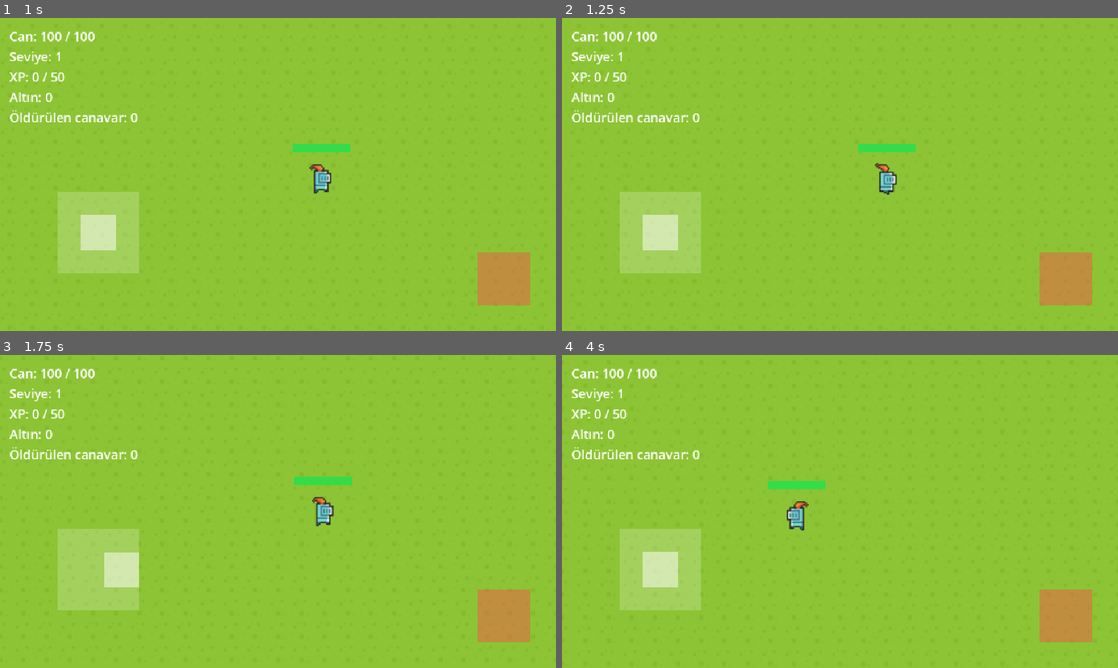
Above: before the commit, frames 1-4 (two rows, left to right).
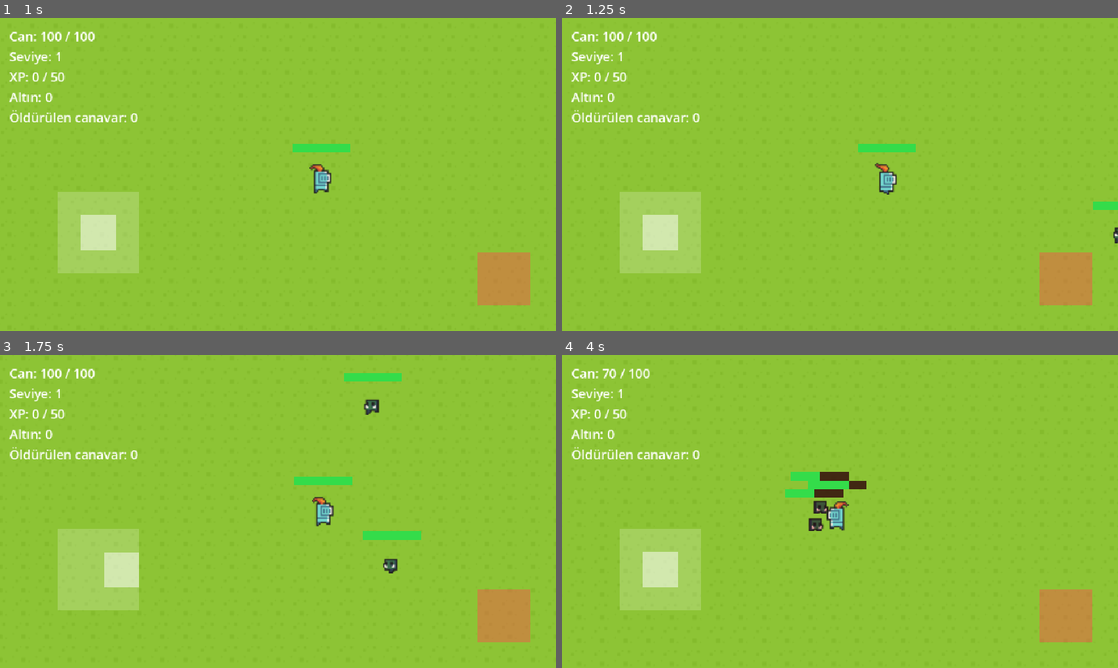
Above: after the commit, the same moments.

Repository: batv45/knight-lite
Game: Godot game, scene res://scenes/World.tscn
The game is run twice, just before and just after one commit, with the same random seed, the same clock (stepped at 60 frames per second) and the same inputs.
Inputs (mouse positions are in pixels of both pictures, inside the frame that each line leads up to):
- Up to frame 1 (1 s): tap Enter (ui_accept) at 0.5, 0.77 s; move the mouse to (400, 158) at 0.52 s; hold Right (ui_right) from 0.53 s (still down); click (400, 158) at 0.67 s
- Up to frame 2 (1.25 s): keep holding Right (ui_right)
- Up to frame 3 (1.75 s): release Right (ui_right) at 1.25 s; drag from (166, 527) to (250, 574) at 1.27 s
- Up to frame 4 (4 s): move the mouse to (895, 442) at 2.02 s; hold Right (ui_right) 2.03-2.75 s; drag from (812, 574) to (673, 464) at 2.77 s; move the mouse to (1006, 558) at 3.52 s; hold Left (ui_left) from 3.53 s (still down); tap Enter (ui_accept) at 3.77 s

Frame 1 is identical in both runs. In frame 2, 0.2% of the frame differs, in the area x 95-100%, y 58-72%; in frame 3, 0.8%; in frame 4, 1.9%, in the area x 7-55%, y 4-57%.

Commit message:
Faz 4: canavar cesitliligi (goblin/skelet/orc_warrior/big_demon) + mesafeye gore zorluk egrisi
- enemy.gd veri odakli hale getirildi (ENEMY_TYPES sozlugu), yeni tip eklemek
  artik sadece sozluge satir + assets/monsters/<id>/ eklemek
- world.gd: _pick_enemy_type() spawn noktasina mesafeye gore tip seciyor
  (merkeze yakin zayif, uzakta guclu, en ucta nadiren boss-tier big_demon)
- ENEMY_COUNT 3->10, dunya daha canli
- Izole testle 4 canavar tipinin de dogru render oldugu, boyut hiyerarsisinin
  (goblin/skelet kucuk, ork orta, dev iblis buyuk) gorsel olarak calistigi dogrulandi

Diff:
--- a/app/scripts/enemy.gd
+++ b/app/scripts/enemy.gd
@@ -1,25 +1,48 @@
 extends CharacterBody2D
-## Faz 2 + asset entegrasyonu: tek canavar tipi (goblin). Basit state machine:
-## Idle -> oyuncuyu görünce Chase -> menzile girince Attack -> HP 0 olunca Dead.
-## Görsel: 0x72'nin "DungeonTilesetII" paketinden goblin sprite'ları.
+## Faz 4: veri odaklı çoklu canavar tipi. `type_id` (world.gd tarafından add_child'dan
+## ÖNCE set edilir) hangi sprite/stat setinin kullanılacağını belirler.
+## State machine: Idle -> oyuncuyu görünce Chase -> menzile girince Attack ->
+## HP 0 olunca Dead. Görsel: 0x72'nin "DungeonTilesetII" paketinden.
 
 signal died(xp_reward: int)
 
 enum State { IDLE, CHASE, ATTACK, DEAD }
 
-const BODY_SIZE := 16.0
-const MAX_HP := 40
-const SPEED := 90.0
-const DETECT_RANGE := 220.0
-const ATTACK_RANGE := 34.0
-const ATTACK_DAMAGE := 10
-const ATTACK_COOLDOWN := 1.0
-const XP_REWARD := 15 # Faz 3'te leveling sistemi bu değeri kullanacak
+## Her canavar tipinin sprite klasörü ve dengelemesi. Yeni bir tip eklemek için
+## sadece buraya bir satır eklemek ve app/assets/monsters/<id>/ altına
+## "<id>_idle_anim_f0..3.png" + "<id>_run_anim_f0..3.png" koymak yeterli.
+const ENEMY_TYPES := {
+	"goblin": {
+		"body_size": Vector2(16, 16), "max_hp": 40, "speed": 90.0,
+		"detect_range": 220.0, "attack_range": 34.0, "attack_damage": 10, "xp_reward": 15,
+	},
+	"skelet": {
+		"body_size": Vector2(16, 16), "max_hp": 65, "speed": 85.0,
+		"detect_range": 240.0, "attack_range": 34.0, "attack_damage": 15, "xp_reward": 30,
+	},
+	"orc_warrior": {
+		"body_size": Vector2(16, 23), "max_hp": 100, "speed": 75.0,
+		"detect_range": 260.0, "attack_range": 38.0, "attack_damage": 20, "xp_reward": 50,
+	},
+	"big_demon": {
+		"body_size": Vector2(32, 36), "max_hp": 220, "speed": 65.0,
+		"detect_range": 280.0, "attack_range": 46.0, "attack_damage": 35, "xp_reward": 150,
+	},
+}
+const DEFAULT_TYPE := "goblin"
 
-const SPRITE_DIR := "res://assets/monsters/goblin/"
+## world.gd bunu add_child()'dan ÖNCE set eder (Player'ın position'ı gibi).
+var type_id := DEFAULT_TYPE
 
-var hp := MAX_HP
 var state: int = State.IDLE
+var hp: int
+var max_hp: int
+var speed: float
+var detect_range: float
+var attack_range: float
+var attack_damage: int
+var xp_reward: int
+var body_size: Vector2
 
 var _attack_ready := true
 var _player: Node2D
@@ -30,6 +53,16 @@
 func _ready() -> void:
 	add_to_group("enemies")
 
+	var cfg: Dictionary = ENEMY_TYPES.get(type_id, ENEMY_TYPES[DEFAULT_TYPE])
+	body_size = cfg["body_size"]
+	max_hp = cfg["max_hp"]
+	hp = max_hp
+	speed = cfg["speed"]
+	detect_range = cfg["detect_range"]
+	attack_range = cfg["attack_range"]
+	attack_damage = cfg["attack_damage"]
+	xp_reward = cfg["xp_reward"]
+
 	_visual = AnimatedSprite2D.new()
 	_visual.sprite_frames = _build_sprite_frames()
 	_visual.animation = "idle"
@@ -38,18 +71,19 @@
 
 	_collision_shape = CollisionShape2D.new()
 	var rect := RectangleShape2D.new()
-	rect.size = Vector2(BODY_SIZE - 4.0, BODY_SIZE - 4.0)
+	rect.size = body_size - Vector2(4, 4)
 	_collision_shape.shape = rect
 	add_child(_collision_shape)
 
 	_health_bar = HealthBar.new()
-	_health_bar.position = Vector2(0, -BODY_SIZE / 2.0 - 10.0)
+	_health_bar.position = Vector2(0, -body_size.y / 2.0 - 10.0)
 	add_child(_health_bar)
 	_health_bar.update_ratio(1.0)
 
 	_player = get_tree().get_first_node_in_group("player")
 
 func _build_sprite_frames() -> SpriteFrames:
+	var dir := "res://assets/monsters/%s/" % type_id
 	var frames := SpriteFrames.new()
 	frames.remove_animation("default")
 
@@ -57,13 +91,13 @@
 	frames.set_animation_speed("idle", 6.0)
 	frames.set_animation_loop("idle", true)
 	for i in 4:
-		frames.add_frame("idle", load(SPRITE_DIR + "goblin_idle_anim_f%d.png" % i))
+		frames.add_frame("idle", load(dir + "%s_idle_anim_f%d.png" % [type_id, i]))
 
 	frames.add_animation("run")
 	frames.set_animation_speed("run", 10.0)
 	frames.set_animation_loop("run", true)
 	for i in 4:
-		frames.add_frame("run", load(SPRITE_DIR + "goblin_run_anim_f%d.png" % i))
+		frames.add_frame("run", load(dir + "%s_run_anim_f%d.png" % [type_id, i]))
 
 	return frames
 
@@ -76,14 +110,14 @@
 	var to_player: Vector2 = _player.global_position - global_position
 	var dist := to_player.length()
 
-	if dist <= ATTACK_RANGE:
+	if dist <= attack_range:
 		state = State.ATTACK
 		velocity = Vector2.ZERO
 		if _attack_ready:
 			_attack()
-	elif dist <= DETECT_RANGE:
+	elif dist <= detect_range:
 		state = State.CHASE
-		velocity = to_player.normalized() * SPEED
+		velocity = to_player.normalized() * speed
 	else:
 		state = State.IDLE
 		velocity = Vector2.ZERO
@@ -98,15 +132,15 @@
 
 func _attack() -> void:
 	_attack_ready = false
-	_player.take_damage(ATTACK_DAMAGE)
-	await get_tree().create_timer(ATTACK_COOLDOWN).timeout
+	_player.take_damage(attack_damage)
+	await get_tree().create_timer(1.0).timeout
 	_attack_ready = true
 
 func take_damage(amount: int) -> void:
 	if state == State.DEAD:
 		return
 	hp = max(hp - amount, 0)
-	_health_bar.update_ratio(float(hp) / float(MAX_HP))
+	_health_bar.update_ratio(float(hp) / float(max_hp))
 	_flash_hit()
 	if hp <= 0:
 		_die()
@@ -119,7 +153,7 @@
 func _die() -> void:
 	state = State.DEAD
 	_collision_shape.disabled = true
-	died.emit(XP_REWARD)
+	died.emit(xp_reward)
 	var tw := create_tween()
 	tw.tween_property(_visual, "scale", Vector2.ZERO, 0.3)
 	tw.parallel().tween_property(_health_bar, "scale", Vector2.ZERO, 0.15)
--- a/app/scripts/world.gd
+++ b/app/scripts/world.gd
@@ -1,12 +1,27 @@
 extends Node2D
-## Faz 3 test dünyası: zemin + oyuncu + kamera + touch kontrol + HUD + canavarlar + loot.
+## Faz 4 test dünyası: zemin + oyuncu + kamera + touch kontrol + HUD + canavarlar + loot.
+## Canavar tipi, spawn noktasına olan mesafeye göre seçilir (zorluk eğrisi).
 ## Canavar öldüğünde: oyuncuya XP verilir, dünyaya bir altın drop'u düşer, birkaç
 ## saniye sonra rastgele bir yerde yeni canavar doğar (öldür-kas-tekrar döngüsü).
 
 const WORLD_SIZE := Vector2(2400, 1350)
-const ENEMY_COUNT := 3
+const ENEMY_COUNT := 10
 const ENEMY_RESPAWN_DELAY := 4.0
 const ENEMY_SPAWN_MARGIN := 200.0
+
+## Zorluk eğrisi: spawn noktasına (dünya merkezi) olan mesafeye göre canavar tipi
+## seçilir. Merkeze yakın zayıf canavarlar, uzaklaştıkça güçlüleri, en uçlarda
+## nadiren boss-tier (big_demon) çıkar.
+func _pick_enemy_type(pos: Vector2) -> String:
+	var dist := pos.distance_to(WORLD_SIZE / 2.0)
+	if dist < 400.0:
+		return "goblin"
+	elif dist < 750.0:
+		return "goblin" if randf() < 0.5 else "skelet"
+	elif dist < 1050.0:
+		return "skelet" if randf() < 0.7 else "orc_warrior"
+	else:
+		return "big_demon" if randf() < 0.15 else "orc_warrior"
 
 var _hud: CanvasLayer
 var _player: CharacterBody2D
@@ -85,8 +100,9 @@
 		randf_range(ENEMY_SPAWN_MARGIN, WORLD_SIZE.y - ENEMY_SPAWN_MARGIN)
 	)
 
-func _spawn_enemy_at(pos: Vector2) -> CharacterBody2D:
+func _spawn_enemy_at(pos: Vector2, forced_type: String = "") -> CharacterBody2D:
 	var enemy: CharacterBody2D = load("res://scenes/Enemy.tscn").instantiate()
+	enemy.type_id = forced_type if forced_type != "" else _pick_enemy_type(pos)
 	enemy.position = pos
 	add_child(enemy)
 	enemy.died.connect(func(xp_reward: int) -> void:
@@ -114,7 +130,7 @@
 		return
 	await get_tree().create_timer(0.2).timeout
 
-	var dummy := _spawn_enemy_at(_player.global_position + Vector2(40, 0))
+	var dummy := _spawn_enemy_at(_player.global_position + Vector2(40, 0), "goblin")
 
 	InputBridge.set_move_vector(Vector2.RIGHT)
 	await get_tree().create_timer(0.15).timeout
Binary file added: app/assets/monsters/big_demon/big_demon_idle_anim_f0.png
Binary file added: app/assets/monsters/big_demon/big_demon_idle_anim_f1.png
Binary file added: app/assets/monsters/big_demon/big_demon_idle_anim_f2.png
Binary file added: app/assets/monsters/big_demon/big_demon_idle_anim_f3.png
Binary file added: app/assets/monsters/big_demon/big_demon_run_anim_f0.png
Binary file added: app/assets/monsters/big_demon/big_demon_run_anim_f1.png
Binary file added: app/assets/monsters/big_demon/big_demon_run_anim_f2.png
Binary file added: app/assets/monsters/big_demon/big_demon_run_anim_f3.png
Binary file added: app/assets/monsters/orc_warrior/orc_warrior_idle_anim_f0.png
Binary file added: app/assets/monsters/orc_warrior/orc_warrior_idle_anim_f1.png
Binary file added: app/assets/monsters/orc_warrior/orc_warrior_idle_anim_f2.png
Binary file added: app/assets/monsters/orc_warrior/orc_warrior_idle_anim_f3.png
(and 14 more such lines)
